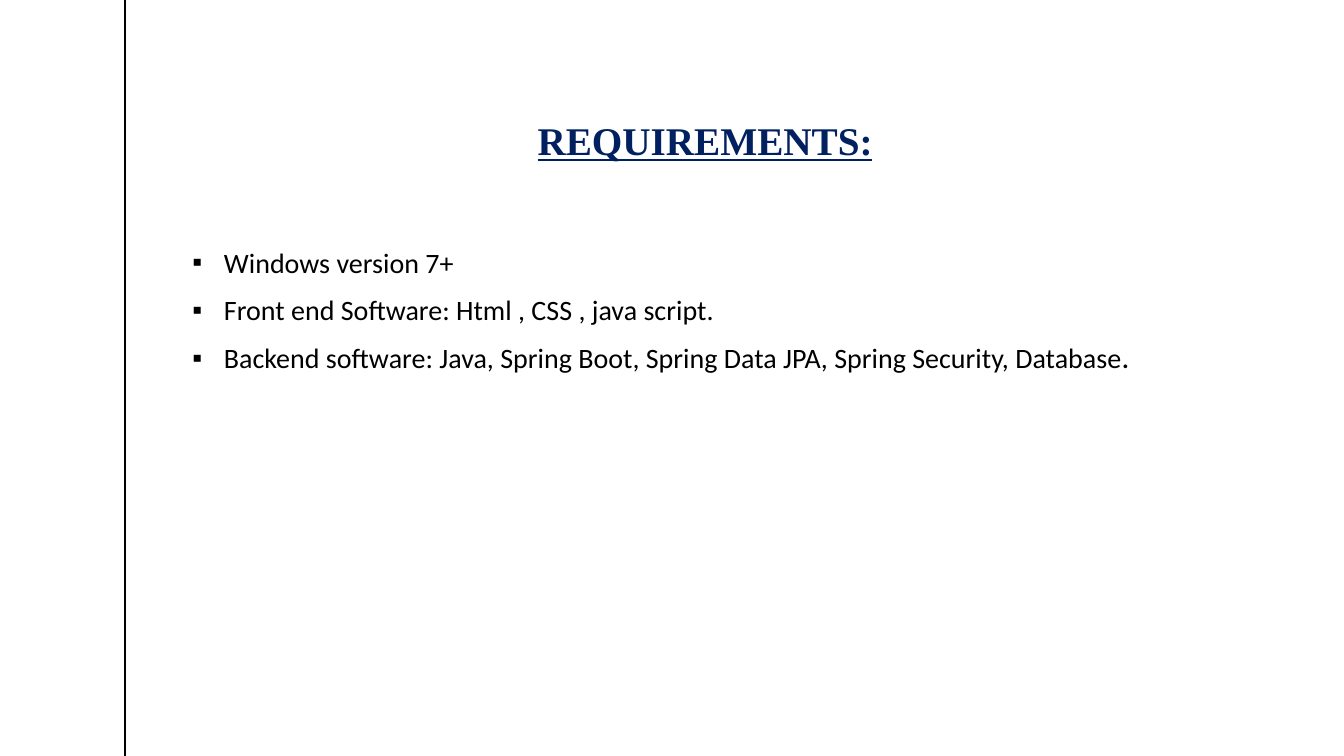
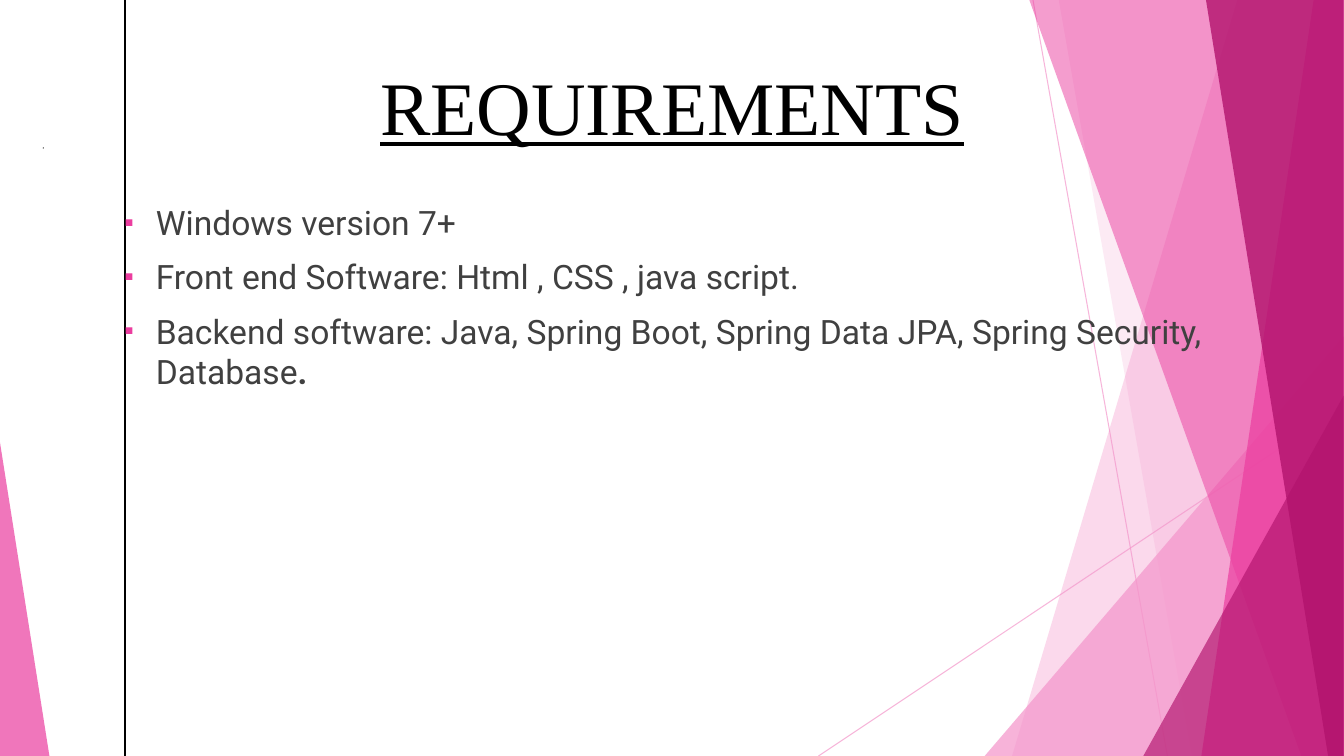
Before and after one commit to umangsaxena96/LibraryManangementSystem, a slide deck: slide 5 of DOCUMENTS/Library management system1.pptx (slide 6 before the commit). Drawn at 1344x756 pixels with LibreOffice and Linux fonts; fonts in the diff are those of the drawing. Boxes give left, top, right and bottom in pixels: in the first picture for what was removed or moved away, otherwise in the second. Text is boxed around its words. In the diff, an @@ line names an element or a change of style, - is before the commit and + after.

Commit message:
latest changes for spring

```diff
--- a/DOCUMENTS/Library management system1.pptx
+++ b/DOCUMENTS/Library management system1.pptx
@@ text "REQUIREMENTS" at box(380, 85, 963, 148): vertical alignment bottom to top @@
@@ text at box(380, 85, 963, 148): text changed; size 28 to 54 pt; text colour #002060 to #000000; bold off @@
-REQUIREMENTS:
+REQUIREMENTS
@@ text "Windows version 7+": place and size @@
-text "Windows version 7+" at box(224, 253, 1121, 373)
+text "Windows version 7+" at box(156, 210, 1201, 385)
@@ text "Windows version 7+" at box(156, 210, 1201, 385): size 20 to 24 pt, font Calibri to Roboto, text colour #000000 to #404040; size 18 to 24 pt in "Database." @@
@@ group added at box(0, 0, 1344, 756): 5 freeform shapes, 3 triangles, 2 lines @@
```
Also in this commit, not shown: 11 other slides changed, 1 slide added, 15 slides removed, 14 other files.
